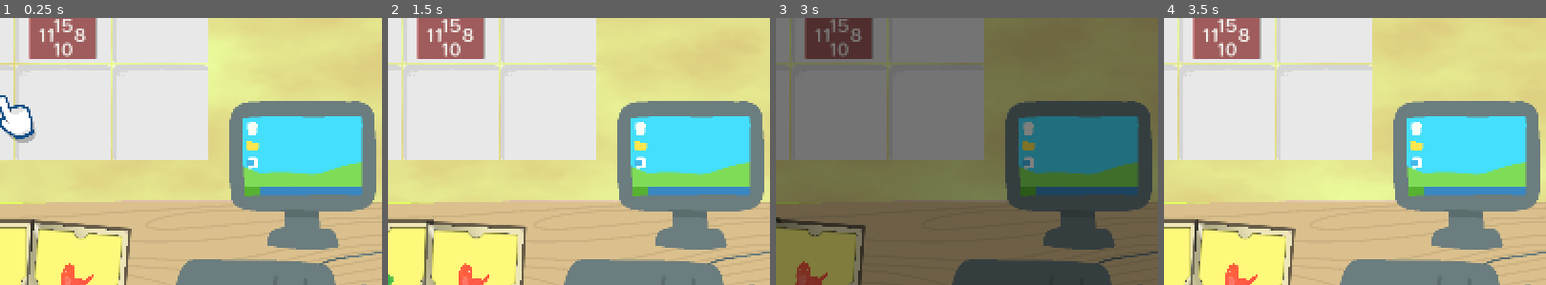
Above: before the commit, frames 1-4 (left to right).
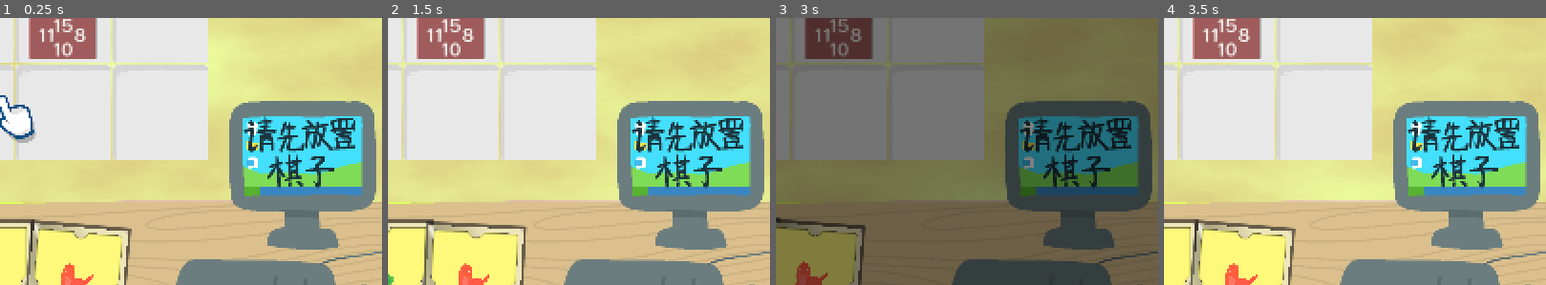
Above: after the commit, the same moments.

Repository: nOstalgia-April/CardGameDemo
Game: Godot game, scene res://tscns/battle.tscn
The game is run twice, just before and just after one commit, with the same random seed, the same clock (stepped at 60 frames per second) and the same inputs. This scene is started directly instead of the project's main scene. The engine's default icon, where the game draws it, is replaced by a stand-in: a white triangle on a blue panel in a dark square.
Inputs (mouse positions are % of the whole screen's width and height, from its top left):
- Up to frame 1 (0.25 s): no input
- Up to frame 2 (1.5 s): click (36, 86) at 0.52 s; click (37, 82) at 1.27 s
- Up to frame 3 (3 s): click (37, 82) at 2.02 s; click (16, 89) at 2.75 s
- Up to frame 4 (3.5 s): no input
The pictures show only the part of the screen within x 50-100%, y 36-86%; the shares and areas given below are measured in that part.

The runs differ from the first frame. In frame 1, 2.6% of the frame differs, in the area x 63-93%, y 36-64%; in frame 2, 2.6%; in frame 3, 2.5%; in frame 4, 2.6%.

Commit message:
第一回合提示先放置棋子（1）

Diff:
--- a/tscns/battle.tscn
+++ b/tscns/battle.tscn
@@ -12,6 +12,8 @@
 [ext_resource type="PackedScene" uid="uid://cno353yuv2xjm" path="res://tscns/flip_hud.tscn" id="10_owkka"]
 [ext_resource type="PackedScene" uid="uid://bugqndusvguwg" path="res://tscns/turn_end_button.tscn" id="11_ivtmp"]
 [ext_resource type="PackedScene" uid="uid://cut5772wtvpsw" path="res://tscns/folder_button.tscn" id="12_folder_button"]
+[ext_resource type="Texture2D" uid="uid://b4yf7oh765m7q" path="res://assets/UI/Folder/ui_pls.png" id="13_t25nq"]
+[ext_resource type="Script" uid="uid://kfpxxfu11pr7" path="res://tscns/turn_hint_controller.gd" id="14_78w4g"]
 
 [sub_resource type="Shader" id="Shader_dynamicwall"]
 code = "shader_type canvas_item;
@@ -92,11 +94,6 @@
 z_index = 1
 custom_minimum_size = Vector2(900, 320)
 layout_mode = 1
-anchors_preset = 0
-anchor_left = 0.0
-anchor_top = 0.0
-anchor_right = 0.0
-anchor_bottom = 0.0
 offset_left = 167.0
 offset_top = 799.0
 offset_right = 1367.0
@@ -110,7 +107,6 @@
 offset_top = 94.0
 offset_right = 628.0
 offset_bottom = 94.0
-mouse_filter = 2
 turn_manager_path = NodePath("../../TurnManager")
 metadata/_edit_use_anchors_ = true
 
@@ -153,4 +149,19 @@
 offset_bottom = 552.0
 turn_manager = NodePath("../../../TurnManager")
 
+[node name="HintImage" type="TextureRect" parent="Root/HUD/TurnEndButton" unique_id=160730633]
+layout_mode = 0
+offset_left = 138.80005
+offset_top = 11.0
+offset_right = 408.80005
+offset_bottom = 191.0
+texture = ExtResource("13_t25nq")
+
 [node name="BackButton" parent="." unique_id=136421909 instance=ExtResource("12_folder_button")]
+
+[node name="TurnHintController" type="Node" parent="." unique_id=1298330186 node_paths=PackedStringArray("hint_texture", "confirm_button")]
+script = ExtResource("14_78w4g")
+hint_texture = NodePath("../Root/HUD/TurnEndButton/HintImage")
+confirm_button = NodePath("../Root/HUD/TurnEndButton/NextTurn")
+
+[editable path="Root/HUD/TurnEndButton"]
--- /dev/null
+++ b/tscns/turn_hint_controller.gd
@@ -0,0 +1,35 @@
+extends Node
+
+@export var hint_texture: TextureRect
+@export var confirm_button: Control
+
+func _ready() -> void:
+	# 连接 BattleEventBus 的信号
+	BattleEventBus.unit_placed.connect(_on_unit_placed)
+	BattleEventBus.turn_started.connect(_on_turn_started)
+
+	# 初始化时默认隐藏提示
+	if hint_texture != null:
+		hint_texture.visible = false
+
+func show_hint_state() -> void:
+	# 显示提示图片，隐藏确认按钮
+	if hint_texture != null:
+		hint_texture.visible = true
+	if confirm_button != null:
+		confirm_button.visible = false
+
+func show_button_state() -> void:
+	# 隐藏提示图片，显示确认按钮
+	if hint_texture != null:
+		hint_texture.visible = false
+	if confirm_button != null:
+		confirm_button.visible = true
+
+func _on_unit_placed(_unit: Node, _cell: Node, _context: Dictionary) -> void:
+	# 单位放置后，显示确认按钮
+	show_button_state()
+
+func _on_turn_started(_turn_index: int, _context: Dictionary) -> void:
+	# 回合开始时，显示提示图片
+	show_hint_state()
Binary file added: assets/UI/Folder/ui_pls.png
Not shown, added: assets/UI/Folder/ui_pls.png.import
Not shown, added: tscns/turn_hint_controller.gd.uid
